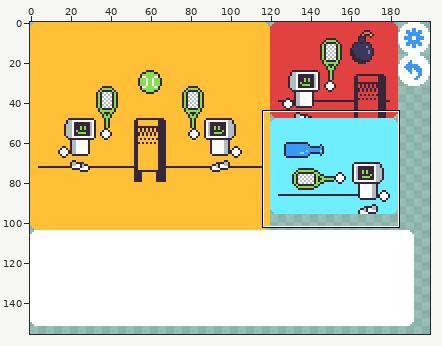
Two versions of one pixel-art file, assets/startmenu-buttons.aseprite. The picture above shows the old version from afar; the outline marks the close-up.
Close-up. As it was:
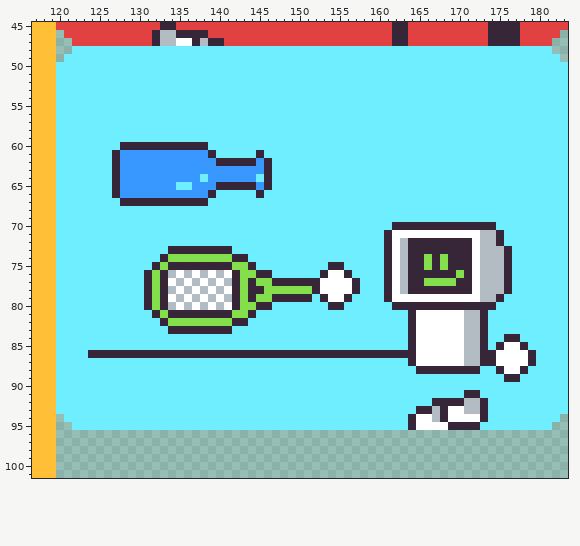
200x160 pixels, 1 frame. Shown: x 117..183, y 45..101. The wide view leaves out empty margins.
And afterwards:
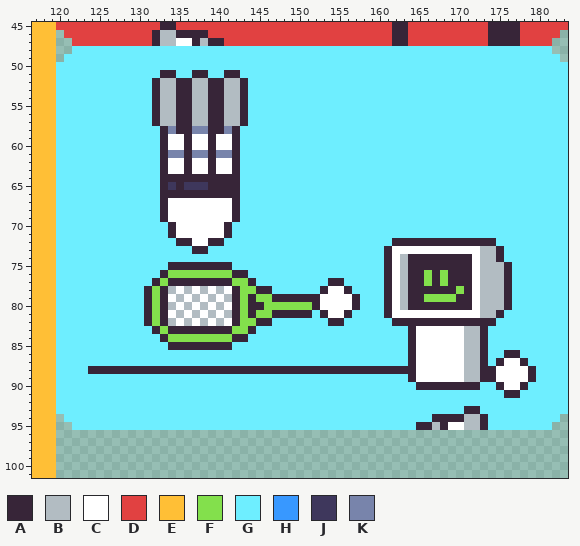
Palette (. is transparent): A #372538  B #b2bcc2  C #ffffff  D #e14141  E #ffbf36  F #83e04c  G #6eeeff  H #3898ff  J #3e375c  K #7884ab
Difference:
Changed rows in their new state; - is an unchanged pixel.
Layer "buttons":
first column x 124:
 51 ---------AA--AA--AA-------------------------------------
 52 --------ABBAABBAABBA------------------------------------
 53 --------ABBAABBAABBA------------------------------------
 54 --------ABBAABBAABBA------------------------------------
 55 --------ABBAABBAABBA------------------------------------
 56 --------ABBAABBAABBA------------------------------------
 57 --------ABBAABBAABBA------------------------------------
 58 ---------AKAAKKAAKA-------------------------------------
 59 ---------ACCACCACCA-------------------------------------
 60 ----GGGGG-CC-CCACCA-------------------------------------
 61 ---GGGGGGAKKAKK-KKA--G----------------------------------
 62 ---GGGGGGACCACCACC-GGGG---------------------------------
 63 ---GGGGGGACCACCACCAGGGG---------------------------------
 64 ---GGGGGGAAAAAAAAAAGG-G---------------------------------
 65 ---GGGGGGAJAJJJA---GGGG---------------------------------
 66 ---GGGGGGAAAAAA-AAA--G----------------------------------
 67 ----GGGGG-CCCCCCCCA-------------------------------------
 68 ---------ACCCCCCCCA-------------------------------------
 69 ---------ACCCCCCCCA-------------------------------------
 70 ----------ACCCCCCA--------------------GGGGGGGGGGGGG-----
 71 ----------ACCCCCCA-------------------GGGGGGGGGGGGGGG----
 72 -----------AACCAA--------------------GAA--------AAAG----
 73 ----------GGG--GGG---------------------CCCCCCCCC---AG---
 74 ---------GGGGGGGGGGG----------------------A-A------AG---
 75 --------GG--------GGG---------GG----------A-A-----------
 76 -------GG-FFFFFFFF-AGGG------GGGG---------F-F-A---------
 77 -------GAFAAAAAAAAF--GGGGGGGGGAAGG---------A-A----------
 78 --------------------F-AGGGGGGA--AG------------F---------
 79 ----------------------------AC--CA-----BAAFFFFAA---BA---
 80 --------------------A-FFFFFFACCCCA---ACB--------CBBBA---
 81 -------AFACBCBCBCBA--FFAAAAA-ACCA----ACCC------CCBBA----
 82 -------AF-BCBCBCBC-FFAA-------AA------AA-AAAAAAAA-A-----
 83 --------AF--------FFA-----------------------------------
 84 ---------AFFFFFFFFAA--------------------------------GG--
 85 ----------AAAAAAAA---------------------------------GGGG-
 86 GGGGGGGGGGGGGGGGGGGGGGGGGGGGGGGGGGGGGGGG----------GGAAGG
 87 --------------------------------------------------GA--AG
 88 AAAAAAAAAAAAAAAAAAAAAAAAAAAAAAAAAAAAAAAAACCCCCCBBAAC--CA
 89 ----------------------------------------ACCCCCCBBAACCCCA
 90 -----------------------------------------AAAAAAAA--ACCA-
 91 -----------------------------------------------GG---AA--
 92 -------------------------------------------GGGGGGG------
 93 -----------------------------------------GGGGGGAAG------
 94 ----------------------------------------GGGA-AABB-------
 95 ----------------------------------------GAABACCBBA------
Pixel boxes of the changes (left, top, right, bottom) in both close-ups:
changed: (88, 70, 536, 430)
